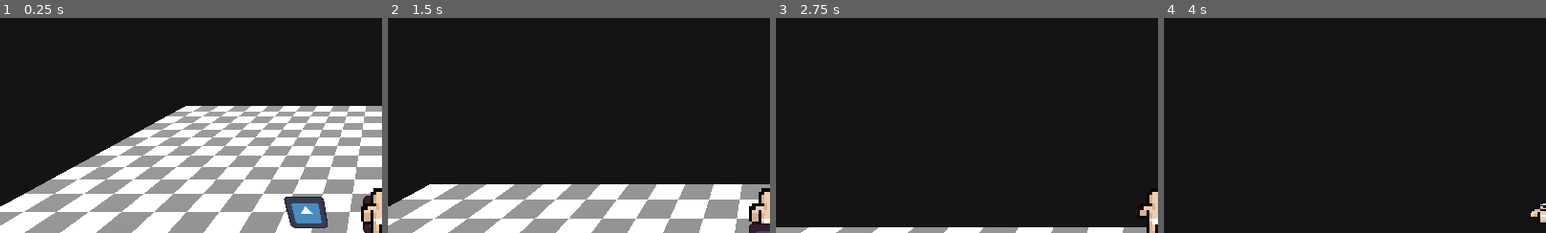
Above: before the commit, frames 1-4 (left to right).
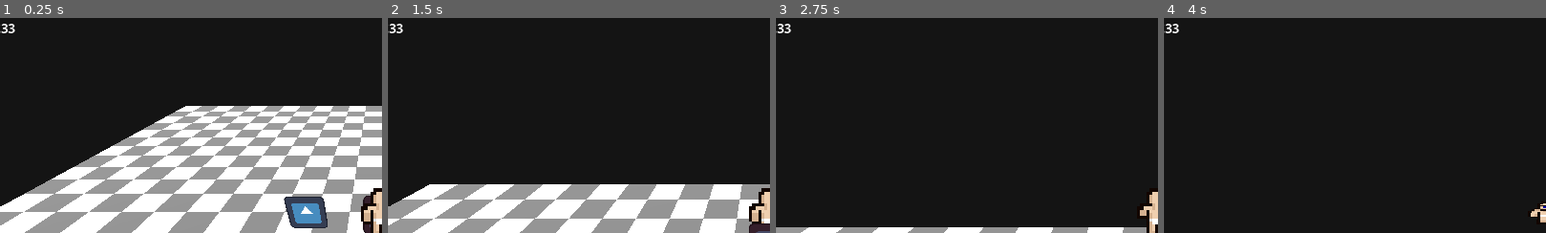
Above: after the commit, the same moments.

Repository: jacob-herrera/LD55
Game: Godot game, scene res://maps/game.tscn
The game is run twice, just before and just after one commit, with the same random seed, the same clock (stepped at 60 frames per second) and the same inputs. The engine's default icon, where the game draws it, is replaced by a stand-in: a white triangle on a blue panel in a dark square.
Inputs:
- Up to frame 1 (0.25 s): no input
- Up to frame 2 (1.5 s): tap Enter at 0.5 s; hold W (move_forward) from 0.53 s (still down); tap F (pickup) at 0.6, 1.35 s; tap Space (jump) at 0.77 s
- Up to frame 3 (2.75 s): keep holding W (move_forward); tap Space (jump) at 1.52 s; tap F (pickup) at 2.1 s
- Up to frame 4 (4 s): keep holding W (move_forward); tap Space (jump) at 2.75, 3.02, 3.77 s; tap F (pickup) at 2.85, 3.6 s
The pictures show only the part of the screen within x 0-50%, y 0-50%; the shares and areas given below are measured in that part.

The runs differ from the first frame. In frame 1, 0.1% of the frame differs, in the area x 0-4%, y 2-8%; in frame 2, 0.1%; in frame 3, 0.1%; in frame 4, 0.1%.

Commit message:
Added coins and global script

Diff:
--- a/maps/game.tscn
+++ b/maps/game.tscn
@@ -8,6 +8,7 @@
 [ext_resource type="Texture2D" uid="uid://dl247yikdxjdm" path="res://icon.svg" id="6_hlsfb"]
 [ext_resource type="Texture2D" uid="uid://2ljib8g6rii4" path="res://assets/shadow.png" id="7_6cf3t"]
 [ext_resource type="Script" path="res://scripts/carriable.gd" id="8_sjb6n"]
+[ext_resource type="Script" path="res://scripts/coins.gd" id="9_r7tbf"]
 
 [sub_resource type="ArrayMesh" id="ArrayMesh_bfqq4"]
 _surfaces = [{
@@ -67,7 +68,7 @@
 [sub_resource type="BoxShape3D" id="BoxShape3D_eok7l"]
 size = Vector3(0.5, 0.75, 0.5)
 
-[node name="demo" type="Node3D"]
+[node name="game" type="Node3D"]
 metadata/_edit_lock_ = true
 
 [node name="FuncGodotMap" type="Node3D" parent="."]
@@ -186,3 +187,8 @@
 [node name="CollisionShape3D" type="CollisionShape3D" parent="Summon"]
 transform = Transform3D(1, 0, 0, 0, 1, 0, 0, 0, 1, 0, 0.375, 0)
 shape = SubResource("BoxShape3D_eok7l")
+
+[node name="Coins" type="Label" parent="."]
+offset_right = 40.0
+offset_bottom = 23.0
+script = ExtResource("9_r7tbf")
--- a/project.godot
+++ b/project.godot
@@ -22,6 +22,7 @@
 pauser="*res://scripts/autoloads/pauser.gd"
 map_changer="*res://scenes/map_changer.tscn"
 game_coordinator="*res://scripts/game_coordinator.gd"
+global="*res://scripts/autoloads/global.gd"
 
 [display]
 
--- /dev/null
+++ b/scripts/autoloads/global.gd
@@ -0,0 +1,6 @@
+extends Node
+class_name Globals
+
+static var coins: int = 33
+static var mana: int
+static var max_mana: int
--- /dev/null
+++ b/scripts/coins.gd
@@ -0,0 +1,4 @@
+extends Label
+
+func _process(delta):
+	self.text = str(global.coins)
Not shown: 1 places in maps/game.tscn that only renumber resources
